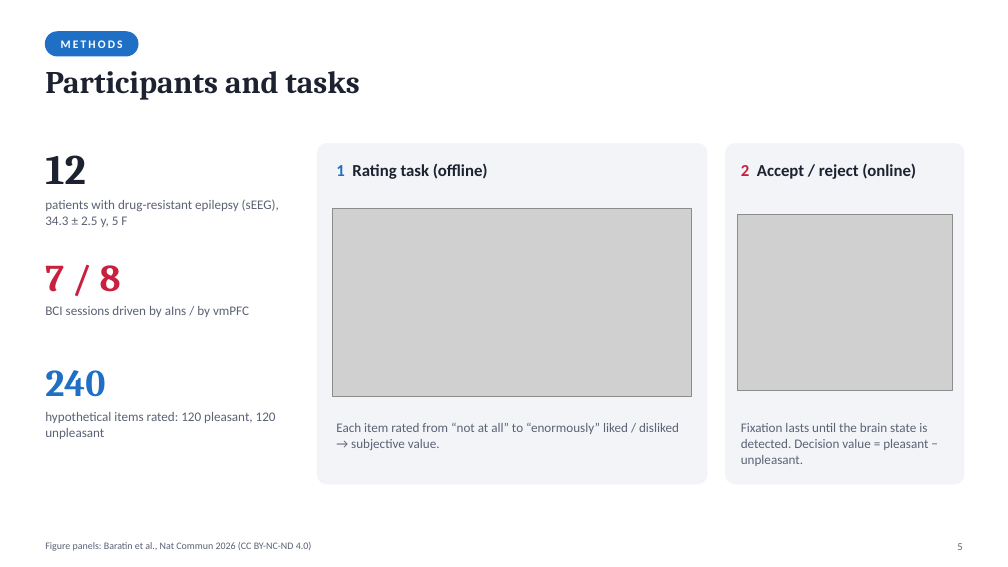
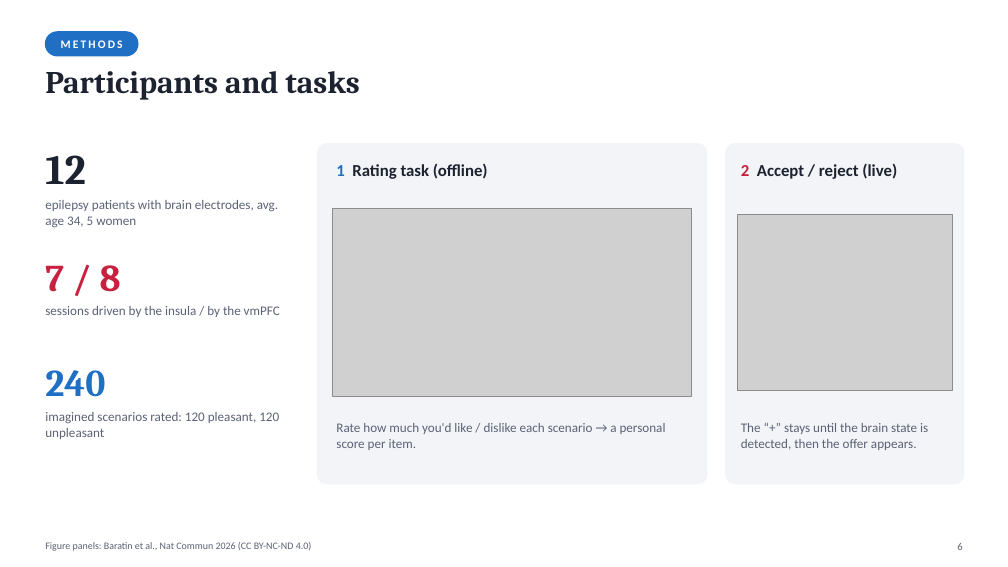
Before and after one commit to khoatranrb/DOC, a slide deck: slide 6 of Baratin2026_presentation/Baratin2026_ClosedLoop_aIns_presentation.pptx (slide 5 before the commit). Drawn at 1008x567 pixels with LibreOffice and Linux fonts; fonts in the diff are those of the drawing; grey boxes stand for pictures. Boxes give left, top, right and bottom in pixels: in the first picture for what was removed or moved away, otherwise in the second. Text is boxed around its words. In the diff, an @@ line names an element or a change of style, - is before the commit and + after.

```diff
--- a/Baratin2026_presentation/Baratin2026_ClosedLoop_aIns_presentation.pptx
+++ b/Baratin2026_presentation/Baratin2026_ClosedLoop_aIns_presentation.pptx
@@ text at bbox=[741, 163, 897, 179]: text changed @@
-2 Accept / reject (online)
+2 Accept / reject (live)
@@ text at bbox=[45, 200, 278, 227]: text changed @@
-patients with drug-resistant epilepsy (sEEG), 34.3 ± 2.5 y, 5 F
+epilepsy patients with brain electrodes, avg. age 34, 5 women
@@ text at bbox=[45, 306, 280, 317]: text changed @@
-BCI sessions driven by aIns / by vmPFC
+sessions driven by the insula / by the vmPFC
@@ text at bbox=[45, 412, 279, 439]: text changed @@
-hypothetical items rated: 120 pleasant, 120 unpleasant
+imagined scenarios rated: 120 pleasant, 120 unpleasant
@@ text at bbox=[336, 423, 666, 450]: text changed @@
-Each item rated from “not at all” to “enormously” liked / disliked → subjective value.
+Rate how much you'd like / dislike each scenario → a personal score per item.
@@ text at bbox=[741, 423, 928, 450]: text changed @@
-Fixation lasts until the brain state is detected. Decision value = pleasant − unpleasant.
+The “+” stays until the brain state is detected, then the offer appears.
```
Also in this commit, not shown: 14 other slides changed, 2 slides added, 1 slide removed, 1 other file.
